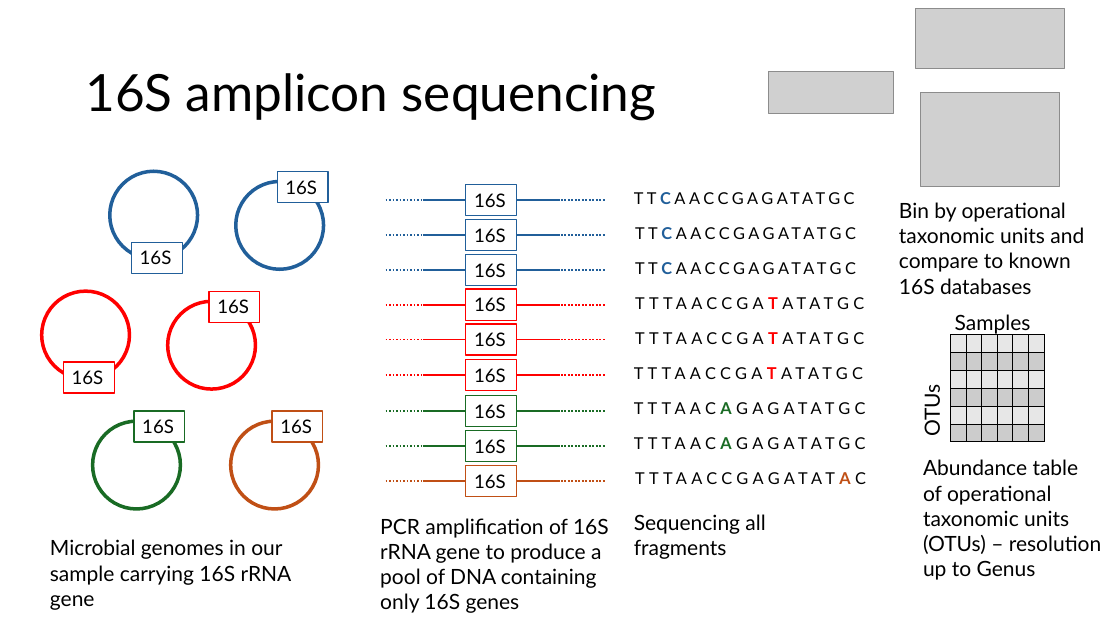
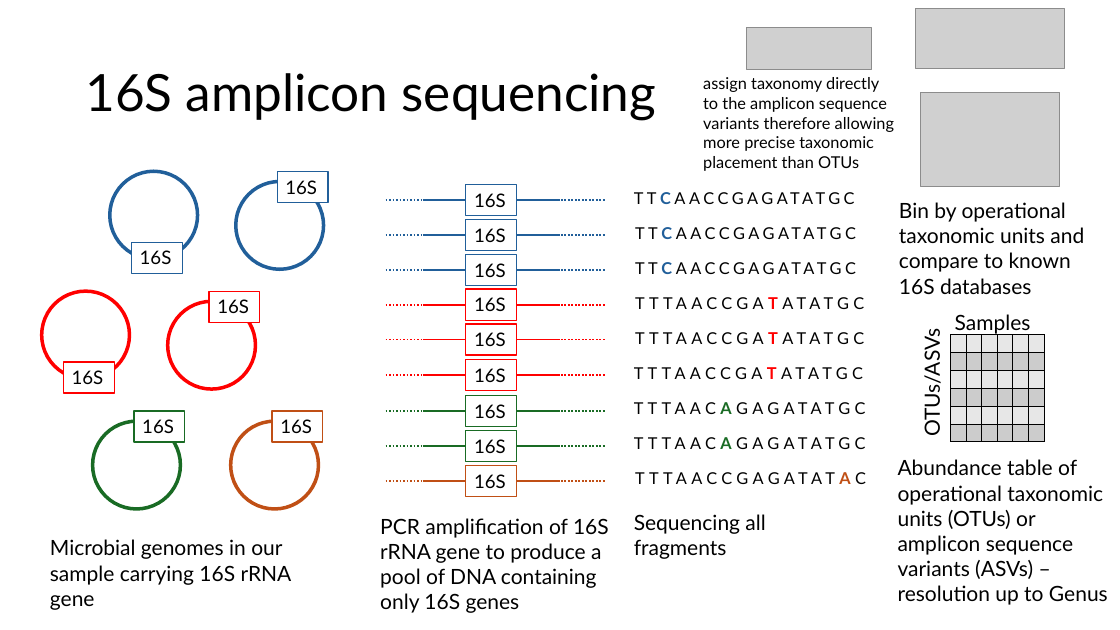
Before and after one commit to biosustain/dsp_metagenomics_training, a slide deck: slide 28 of course_contents/IntroMetagenomics.pptx. Drawn at 1120x630 pixels with LibreOffice and Linux fonts; fonts in the diff are those of the drawing; grey boxes stand for pictures. Boxes give left, top, right and bottom in pixels: in the first picture for what was removed or moved away, otherwise in the second. Text is boxed around its words. In the diff, an @@ line names an element or a change of style, - is before the commit and + after.

Commit message:
Changes in Intro powerpoint and pdf - added explanations to the taxonomic profiling methods

```diff
--- a/course_contents/IntroMetagenomics.pptx
+++ b/course_contents/IntroMetagenomics.pptx
@@ picture: place and size @@
-picture at <box>769,71,895,113</box>
+picture at <box>746,28,872,69</box>
@@ text added at <box>703,77,894,171</box>, 14 pt, text #000000 @@
+assign taxonomy directly to the amplicon sequence variants therefore allowing more precise taxonomic placement than OTUs
@@ text at <box>919,339,944,434</box>: text changed @@
-OTUs
+OTUs/ASVs
@@ text at <box>898,459,1108,605</box>: text changed @@
-Abundance table of operational taxonomic units (OTUs) – resolution up to Genus
+Abundance table of operational taxonomic units (OTUs) or amplicon sequence variants (ASVs) – resolution up to Genus
```
Also in this commit, not shown: 4 other slides changed, 1 other file.
